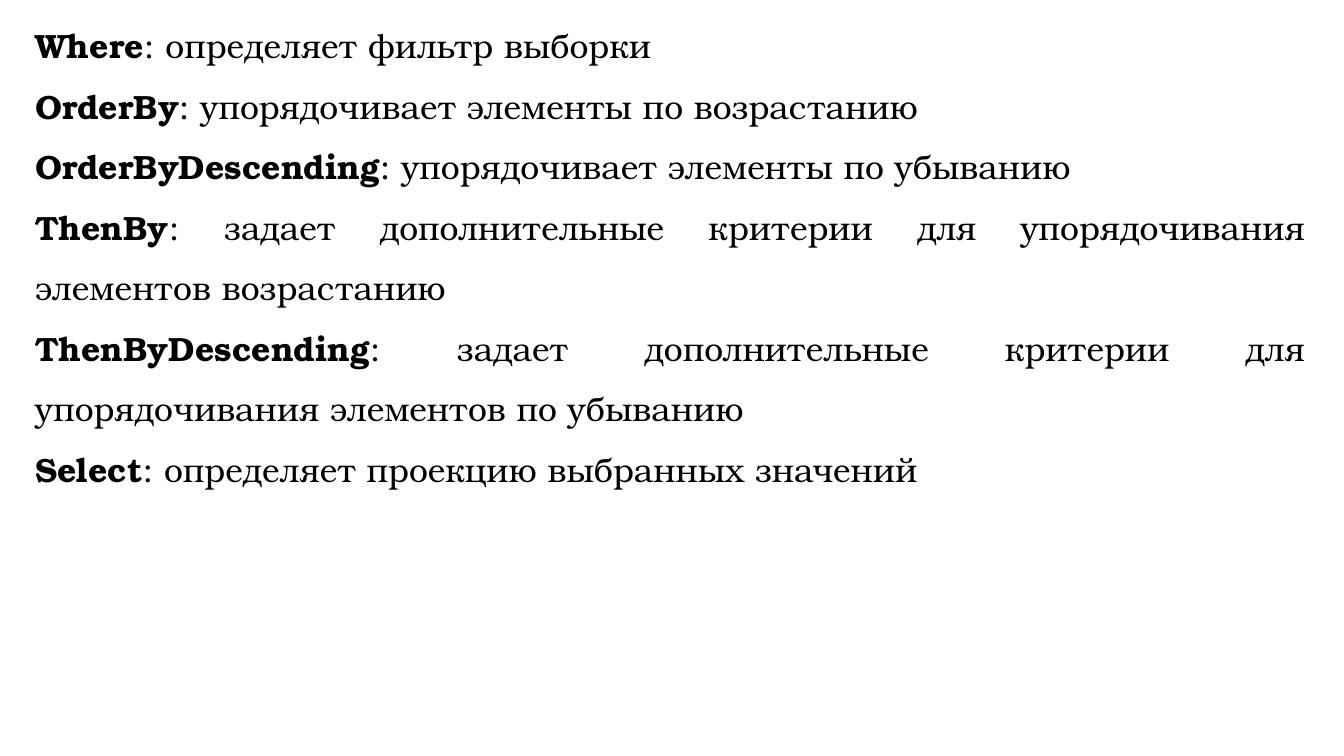
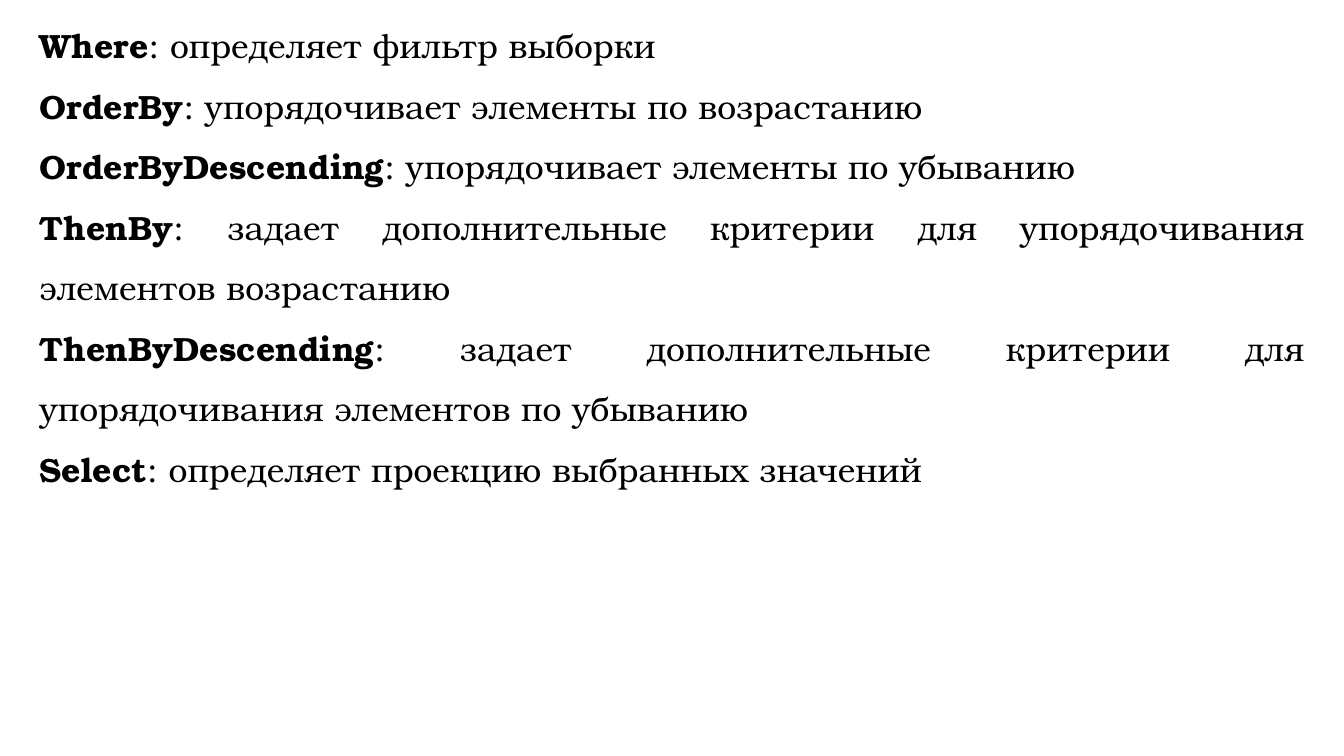
Before and after one commit to DaniilKlyukin/OOP-4, a slide deck: slide 6 of Лекции/ООП 1 лек 7.pptx. Drawn at 1344x756 pixels with LibreOffice and Linux fonts; fonts in the diff are those of the drawing. Boxes give left, top, right and bottom in pixels: in the first picture for what was removed or moved away, otherwise in the second. Text is boxed around its words. In the diff, an @@ line names an element or a change of style, - is before the commit and + after.

```diff
--- a/Лекции/ООП 1 лек 7.pptx
+++ b/Лекции/ООП 1 лек 7.pptx
@@ text "Where: определяет фильтр выборки" rewrapped from <box>35,33,1305,490</box> to <box>40,33,1304,490</box> @@
```
Also in this commit, not shown: 14 other slides changed, 1 slide removed.
